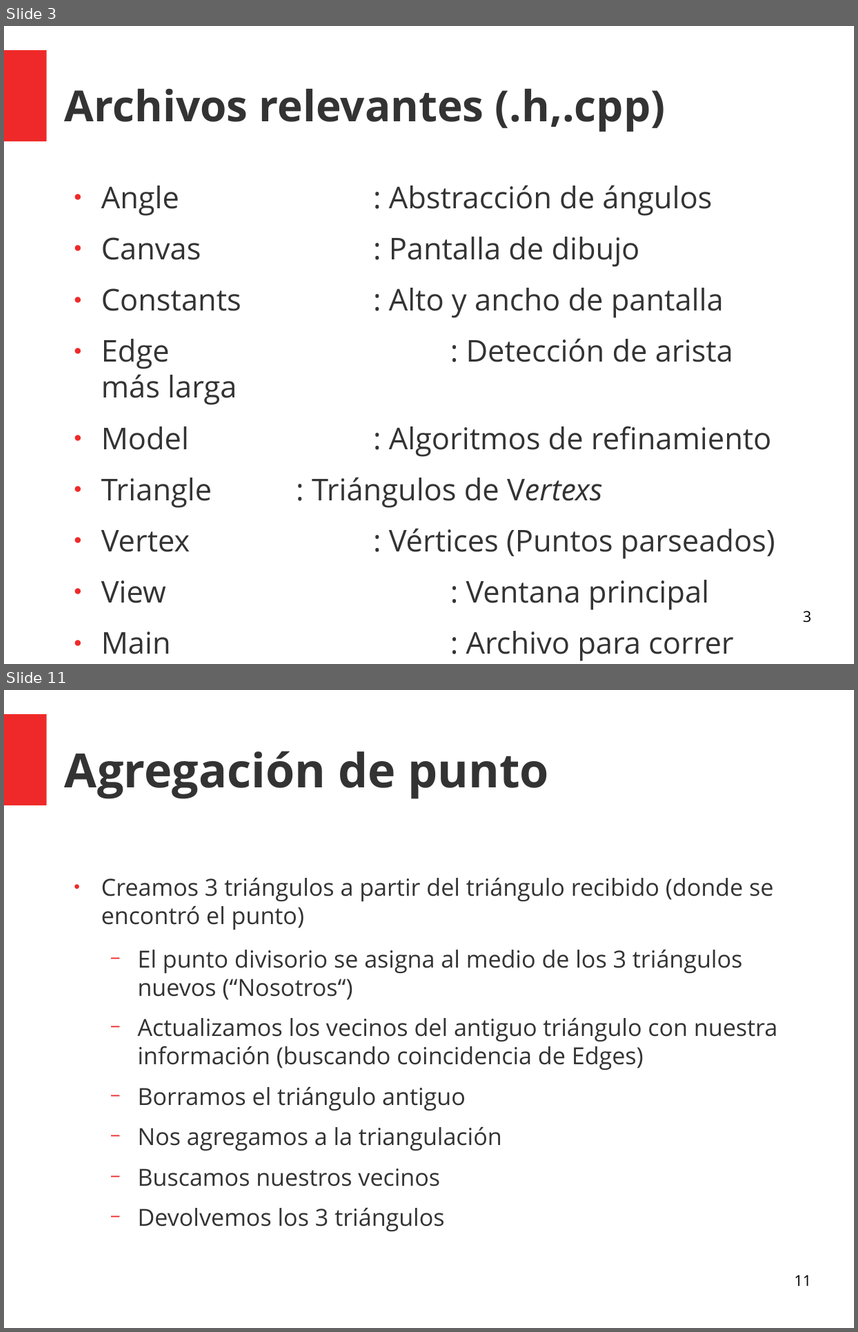
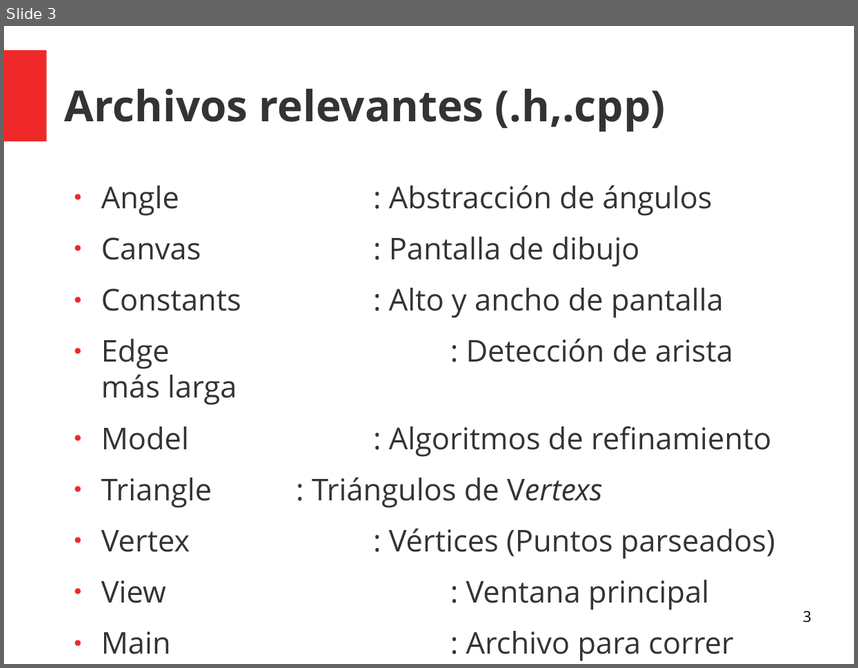
Before and after one commit to KaiLuQiu/LeppDelaunay, a slide deck: Presentación/Presentacion Avance Tarea 2.odp. Shown one above the other, each under a label of ours: slides 3 and 11 before the commit, slide 3 after it; the slides between them are not shown. The pictures are 858x1332 and 858x668 pixels, drawn with LibreOffice and Linux fonts; fonts in the diff are those of the drawing. Boxes give left, top, right and bottom in pixels: in the first picture for what was removed or moved away, otherwise in the second. Text is boxed around its words. In the diff, an @@ line names an element or a change of style, - is before the commit and + after.

```diff
--- a/Presentación/Presentacion Avance Tarea 2.odp
+++ b/Presentación/Presentacion Avance Tarea 2.odp
@@ slide 11 removed at box(4, 690, 854, 1328), background #FFFFFF; not listed: 1 template element that a slide beside it also shows @@
@@ title removed at box(65, 751, 549, 799) @@
-Agregación de punto
@@ text removed at box(101, 878, 777, 1231) @@
-● Creamos 3 triángulos a partir del triángulo recibido (donde se encontró el punto)
-  − El punto divisorio se asigna al medio de los 3 triángulos nuevos (“Nosotros“)
-  − Actualizamos los vecinos del antiguo triángulo con nuestra información (buscando coincidencia de Edges)
-  − Borramos el triángulo antiguo
-  − Nos agregamos a la triangulación
-  − Buscamos nuestros vecinos
-  − Devolvemos los 3 triángulos
@@ page number removed at box(794, 1274, 811, 1285) @@
-11
```
Also in this commit, not shown: 4 slides changed, 6 slides added, 15 other slides removed, 13 other files.
